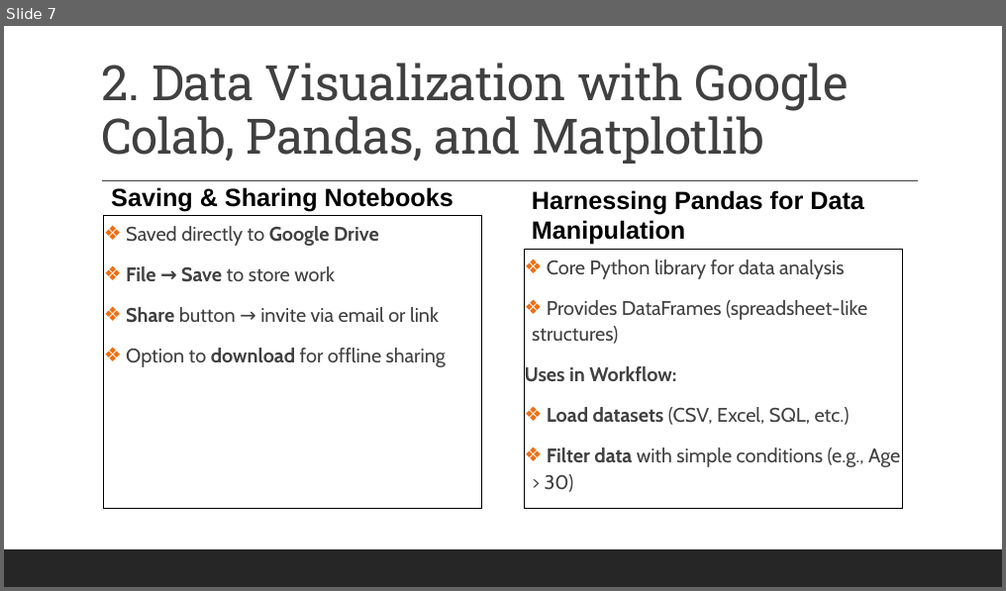
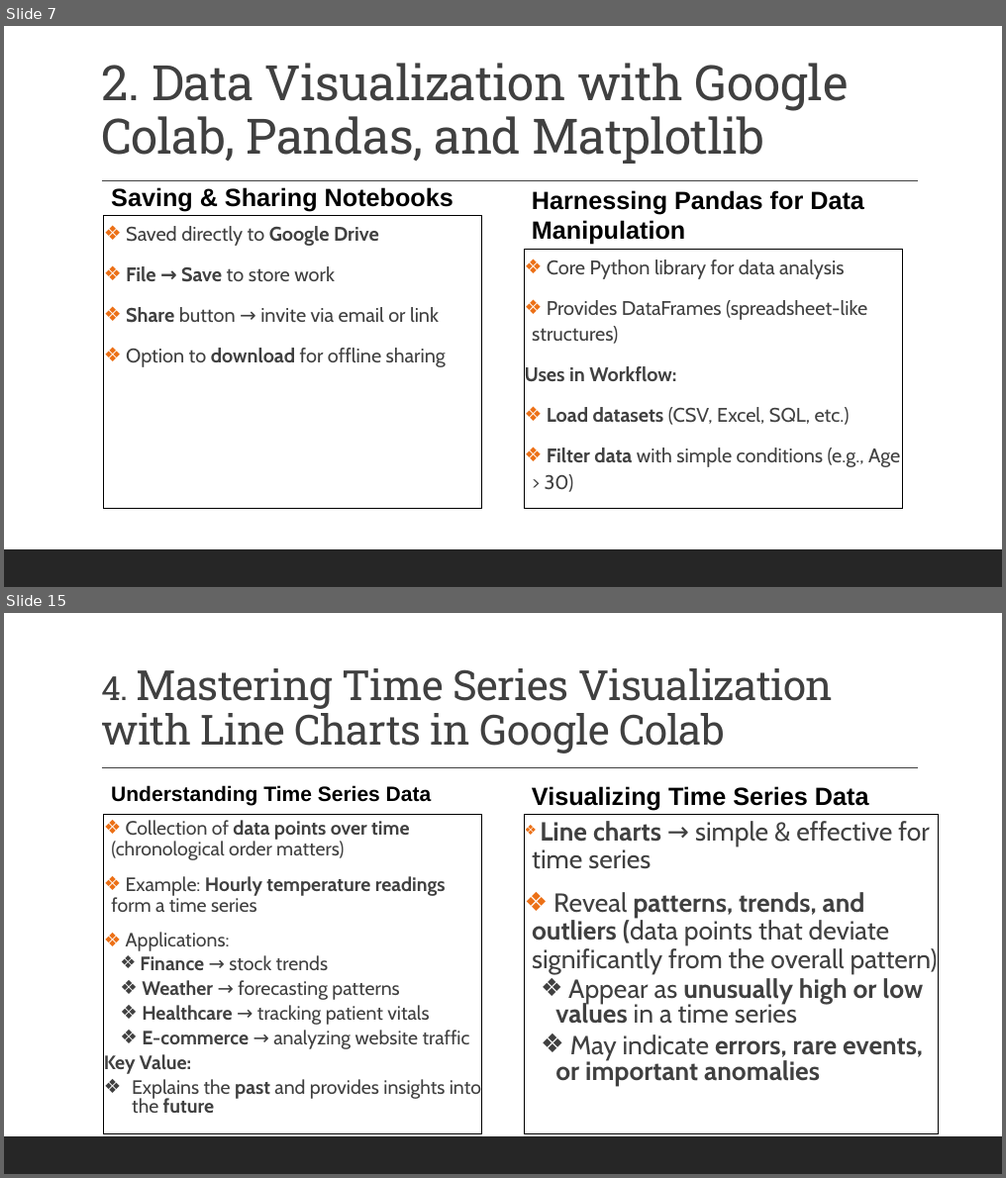
Before and after one commit to MikkoDT/MexEE402_AI, a slide deck: Lectures/II_Data_Visualization_with_Python.pptx. Shown one above the other, each under a label of ours: slide 7 before the commit, slides 7 and 15 after it; the slides between them are not shown. The pictures are 1006x591 and 1006x1178 pixels, drawn with LibreOffice and Linux fonts; fonts in the diff are those of the drawing. Boxes give left, top, right and bottom in pixels: in the first picture for what was removed or moved away, otherwise in the second. Text is boxed around its words. In the diff, an @@ line names an element or a change of style, - is before the commit and + after.

```diff
--- a/Lectures/II_Data_Visualization_with_Python.pptx
+++ b/Lectures/II_Data_Visualization_with_Python.pptx
@@ slide 15 added at <box>4,613,1002,1174</box>, background #FFFFFF; not listed: 2 template elements that a slide beside it also shows @@
@@ title added at <box>101,668,833,754</box>, 40 pt, text #404040 @@
+4. Mastering Time Series Visualization with Line Charts in Google Colab
@@ text added at <box>111,785,432,805</box>, 20 pt, text #000000, bold @@
+Understanding Time Series Data
@@ text added at <box>532,786,869,810</box>, 24 pt, text #000000, bold @@
+Visualizing Time Series Data
@@ text added at <box>104,814,481,1134</box>, outline #000000 0.75 pt, 18.6 pt, text #404040 @@
+❖ Collection of data points over time (chronological order matters)
+❖ Example: Hourly temperature readings form a time series
+❖ Applications:
+  ❖ Finance → stock trends
+  ❖ Weather → forecasting patterns
+  ❖ Healthcare → tracking patient vitals
+  ❖ E-commerce → analyzing website traffic
+  Key Value:
+  ❖ Explains the past and provides insights into the future
@@ rectangle added at <box>525,814,938,1134</box>, outline #000000 0.75 pt, 25.2 pt, text #404040 @@
+❖ Line charts → simple & effective for time series
+❖ Reveal patterns, trends, and outliers (data points that deviate significantly from the overall pattern)
+  ❖ Appear as unusually high or low values in a time series
+  ❖ May indicate errors, rare events, or important anomalies
```
Also in this commit, not shown: 14 other slides added, 3 other files.
